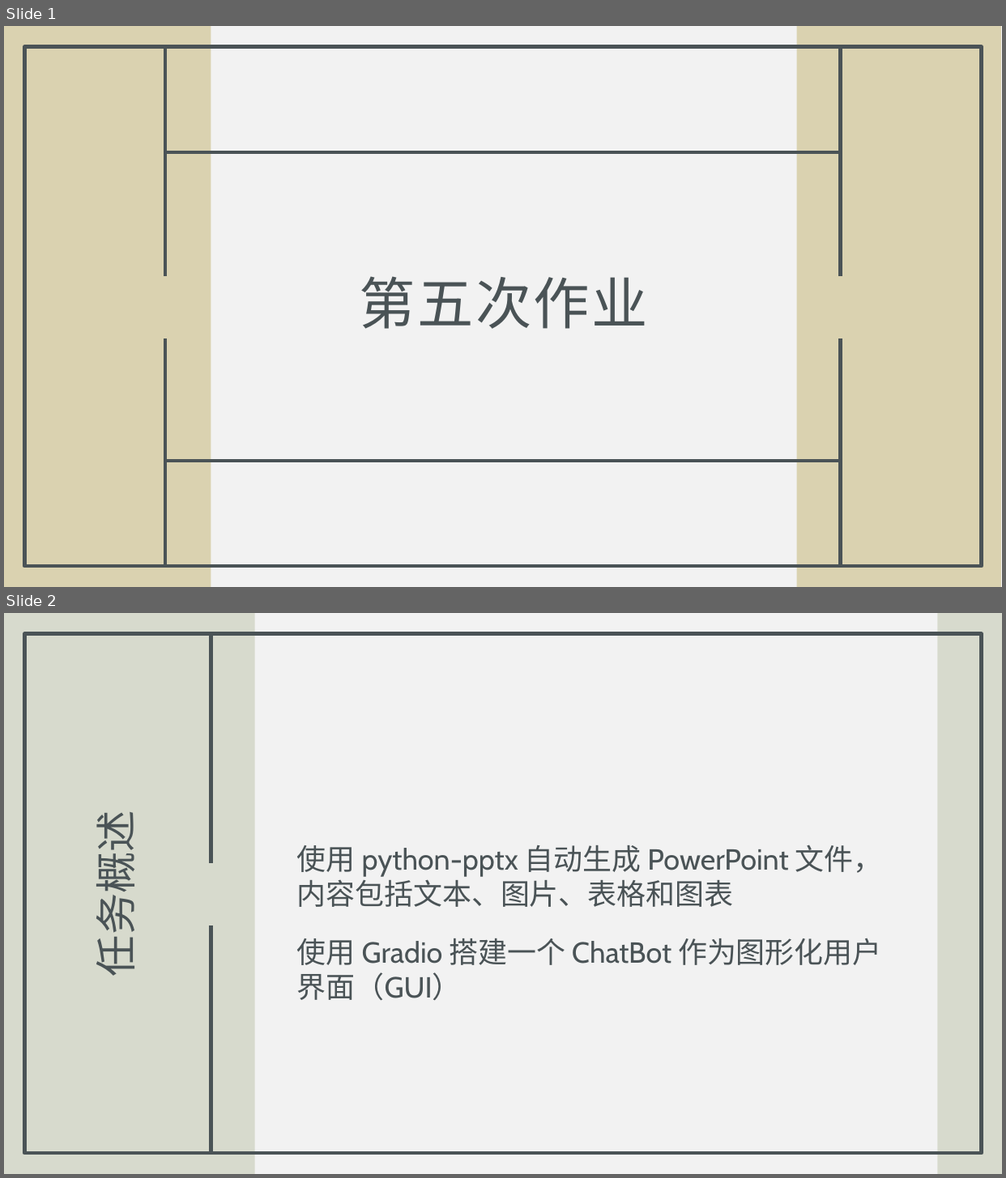
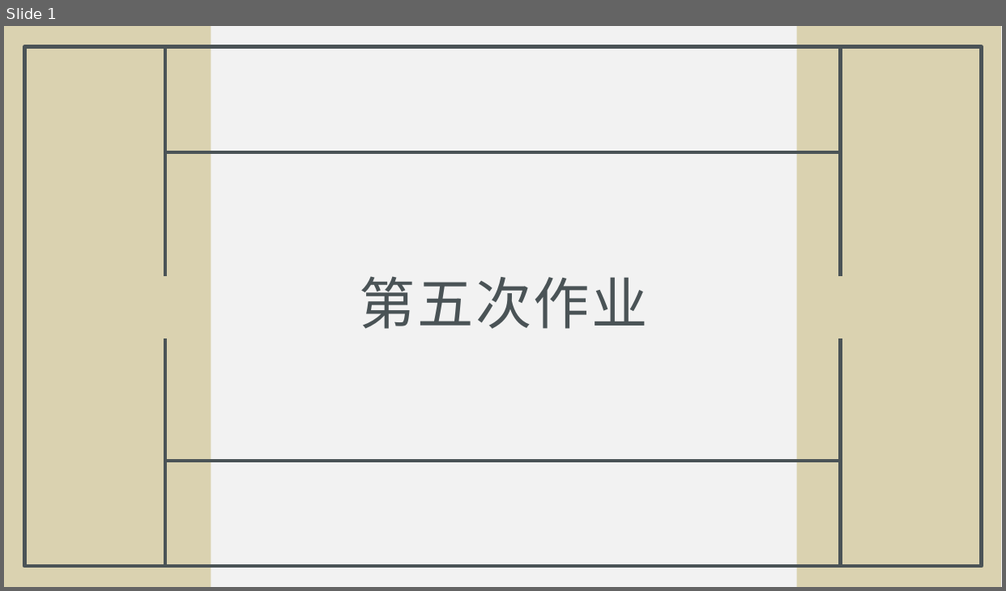
Before and after one commit to PFNOW/ChatPPT, a slide deck: src/outputs/第五次作业.pptx. Shown one above the other, each under a label of ours: slides 1 and 2 before the commit, slide 1 after it. The pictures are 1006x1178 and 1006x591 pixels, drawn with LibreOffice and Linux fonts; fonts in the diff are those of the drawing. Boxes give left, top, right and bottom in pixels: in the first picture for what was removed or moved away, otherwise in the second. Text is boxed around its words. In the diff, an @@ line names an element or a change of style, - is before the commit and + after.

```diff
--- a/src/outputs/第五次作业.pptx
+++ b/src/outputs/第五次作业.pptx
@@ slide 2 removed at box(4, 613, 1002, 1174), background #F2F2F2; not listed: 1 template element that a slide beside it also shows @@
@@ rectangle removed at box(4, 613, 255, 1174) @@
@@ line removed from (211, 634) to (211, 863) @@
@@ rectangle removed at box(938, 613, 1002, 1174) @@
@@ title removed at box(83, 827, 143, 972) @@
-任务概述
@@ text removed at box(297, 845, 883, 1001) @@
-使用 python-pptx 自动生成 PowerPoint 文件，内容包括文本、图片、表格和图表
-使用 Gradio 搭建一个 ChatBot 作为图形化用户界面（GUI）
@@ line removed from (211, 926) to (211, 1155) @@
```
Also in this commit, not shown: 5 slides changed, 5 other files.
